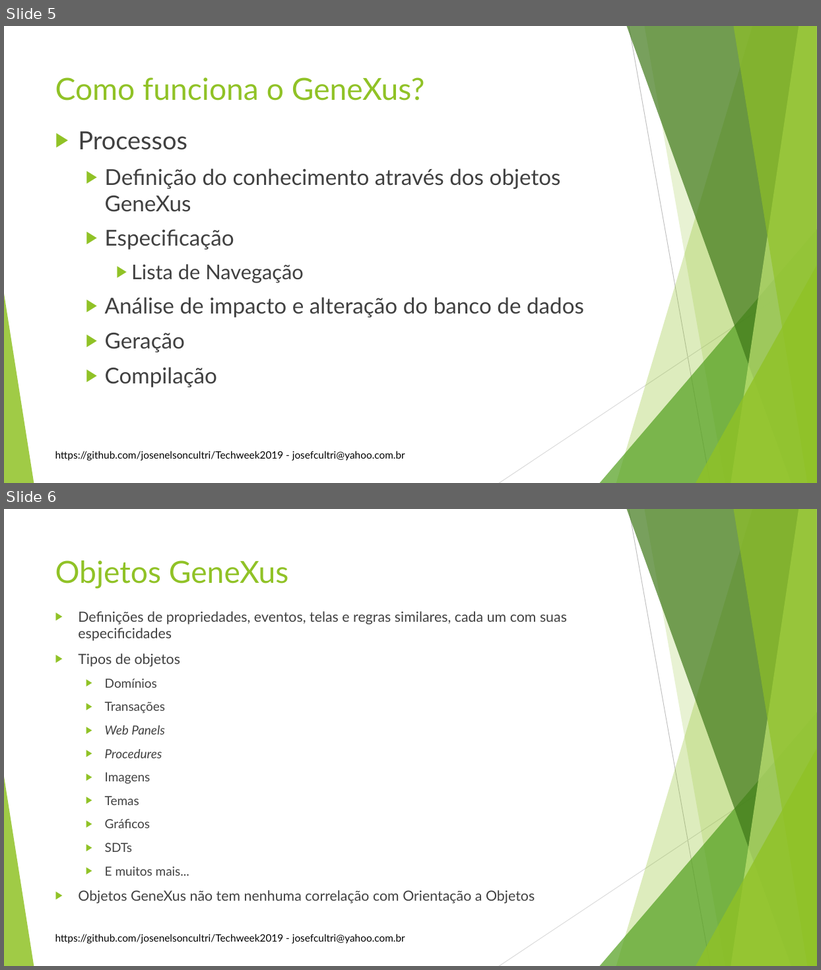
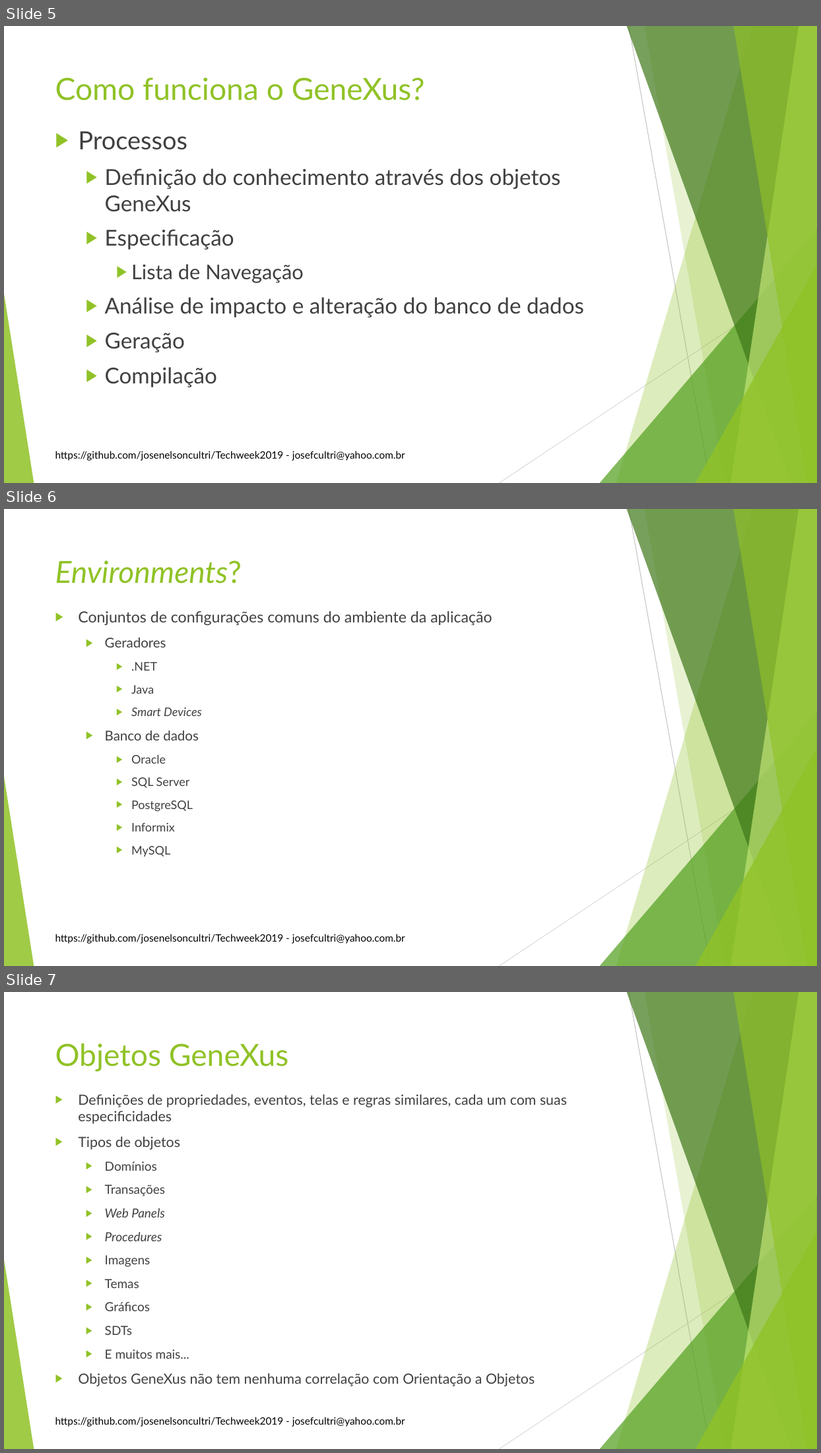
Before and after one commit to josenelsoncultri/Techweek2019, a slide deck: Techweek2019.pptx. Shown one above the other, each under a label of ours: slides 5 and 6 before the commit, slides 5, 6 and 7 after it. The pictures are 821x970 and 821x1453 pixels, drawn with LibreOffice and Linux fonts; fonts in the diff are those of the drawing; background and template pictures are left out. Boxes give left, top, right and bottom in pixels: in the first picture for what was removed or moved away, otherwise in the second. Text is boxed around its words. In the diff, an @@ line names an element or a change of style, - is before the commit and + after.

```diff
--- a/Techweek2019.pptx
+++ b/Techweek2019.pptx
@@ slide 6 added at (4, 509, 817, 966), background #FFFFFF; not listed: 11 template elements that a slide beside it also shows @@
@@ title added at (55, 560, 242, 584), 36 pt, text #90C226, italic @@
+Environments?
@@ text added at (78, 611, 492, 857), 14 pt, text #404040 @@
+▶ Conjuntos de configurações comuns do ambiente da aplicação
+  ▶ Geradores
+    ▶ .NET
+    ▶ Java
+    ▶ Smart Devices
+  ▶ Banco de dados
+    ▶ Oracle
+    ▶ SQL Server
+    ▶ PostgreSQL
+    ▶ Informix
+    ▶ MySQL
@@ what was slide 6 is now slide 7 @@
```
Also in this commit, not shown: 2 slides changed, 1 slide removed, 1 other file.
